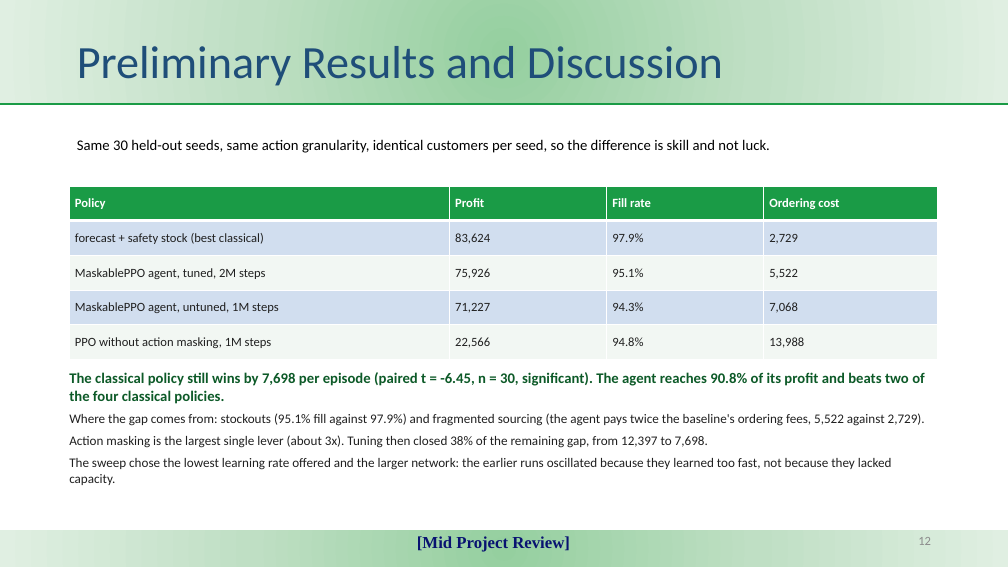
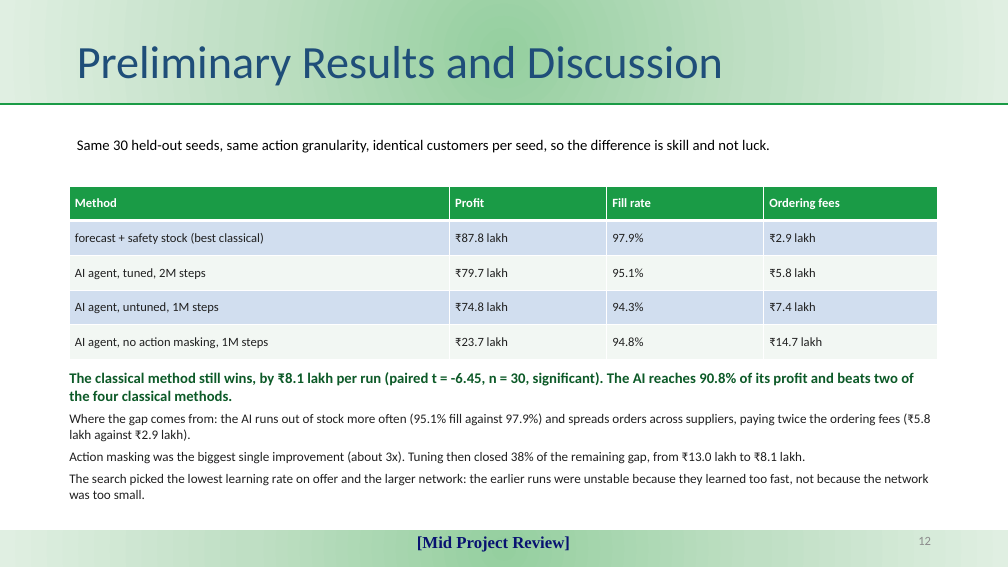
Before and after one commit to KJSK-Koushik/Supply-AI-RL-Explainable-supply-chain-Optimisation, a slide deck: slide 12 of reports/SupplyAI-RL_Mid_Project_Review.pptx. Drawn at 1008x567 pixels with LibreOffice and Linux fonts; fonts in the diff are those of the drawing. Boxes give left, top, right and bottom in pixels: in the first picture for what was removed or moved away, otherwise in the second. Text is boxed around its words. In the diff, an @@ line names an element or a change of style, - is before the commit and + after.

Commit message:
Show money in rupees, and say everything in plain English
The dataset is a UK retailer, so the simulator works in pounds and every
result file stays in pounds. Rather than pretend otherwise, values are
converted at the moment they are shown -- dashboard tiles, figure axes and
labels, tables in the README, report and deck -- at one rate stated in
configs/display.yaml. Change that one line and everything follows. Indian
grouping and lakh/crore shorthand are used because that is what the reader
expects to see; "80 lakh" on an axis is read, "0.8e7" is skipped.

Windows consoles often cannot print the rupee sign, so the formatter falls
back to "Rs." on a terminal that lacks it rather than crashing a demo on its
own currency symbol. Figures, the dashboard and Markdown are UTF-8 and always
get the sign.

Every converted figure in the documents was produced by the project's own
formatter and cross-checked, not typed by hand; one hand-rounded table cell
was caught by that check and corrected.

The README and the final report are rewritten in short sentences and plain
words. Technical terms stay -- PPO, action masking, paired t-test, Gamma-
Poisson -- and each is explained once where it first appears. Nothing about
the results changed: the classical method still wins by 8.1 lakh, the guard
still caught five invented numbers, curriculum training still did not help.
What changed is that a reader who is not an RL specialist can now follow why.

```diff
--- a/reports/SupplyAI-RL_Mid_Project_Review.pptx
+++ b/reports/SupplyAI-RL_Mid_Project_Review.pptx
@@ table at bbox=[70, 186, 938, 360] @@
-row 1, column 1: Policy
+row 1, column 1: Method
-row 1, column 4: Ordering cost
+row 1, column 4: Ordering fees
-row 2, column 2: 83,624
+row 2, column 2: ₹87.8 lakh
-row 2, column 4: 2,729
+row 2, column 4: ₹2.9 lakh
-row 3: MaskablePPO agent, tuned, 2M steps | 75,926 | 95.1% | 5,522
+row 3: AI agent, tuned, 2M steps | ₹79.7 lakh | 95.1% | ₹5.8 lakh
-row 4: MaskablePPO agent, untuned, 1M steps | 71,227 | 94.3% | 7,068
+row 4: AI agent, untuned, 1M steps | ₹74.8 lakh | 94.3% | ₹7.4 lakh
-row 5: PPO without action masking, 1M steps | 22,566 | 94.8% | 13,988
+row 5: AI agent, no action masking, 1M steps | ₹23.7 lakh | 94.8% | ₹14.7 lakh
@@ text at bbox=[69, 372, 930, 499]: text changed @@
-The classical policy still wins by 7,698 per episode (paired t = -6.45, n = 30, significant). The agent reaches 90.8% of its profit and beats two of the four classical policies.
-Where the gap comes from: stockouts (95.1% fill against 97.9%) and fragmented sourcing (the agent pays twice the baseline's ordering fees, 5,522 against 2,729).
-Action masking is the largest single lever (about 3x). Tuning then closed 38% of the remaining gap, from 12,397 to 7,698.
-The sweep chose the lowest learning rate offered and the larger network: the earlier runs oscillated because they learned too fast, not because they lacked capacity.
+The classical method still wins, by ₹8.1 lakh per run (paired t = -6.45, n = 30, significant). The AI reaches 90.8% of its profit and beats two of the four classical methods.
+Where the gap comes from: the AI runs out of stock more often (95.1% fill against 97.9%) and spreads orders across suppliers, paying twice the ordering fees (₹5.8 lakh against ₹2.9 lakh).
+Action masking was the biggest single improvement (about 3x). Tuning then closed 38% of the remaining gap, from ₹13.0 lakh to ₹8.1 lakh.
+The search picked the lowest learning rate on offer and the larger network: the earlier runs were unstable because they learned too fast, not because the network was too small.
```
Also in this commit, not shown: 3 other slides changed, 12 other files.
